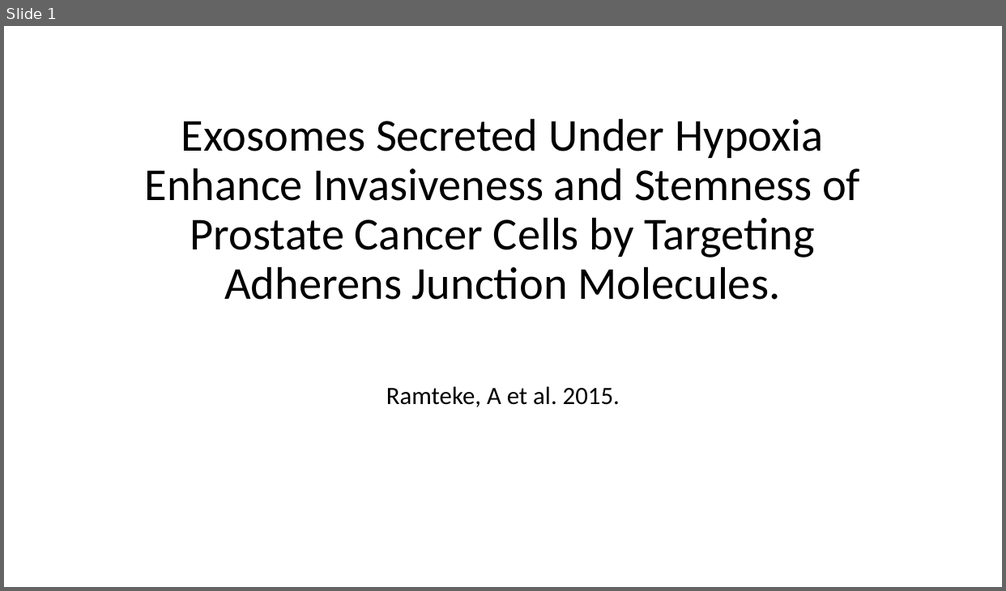
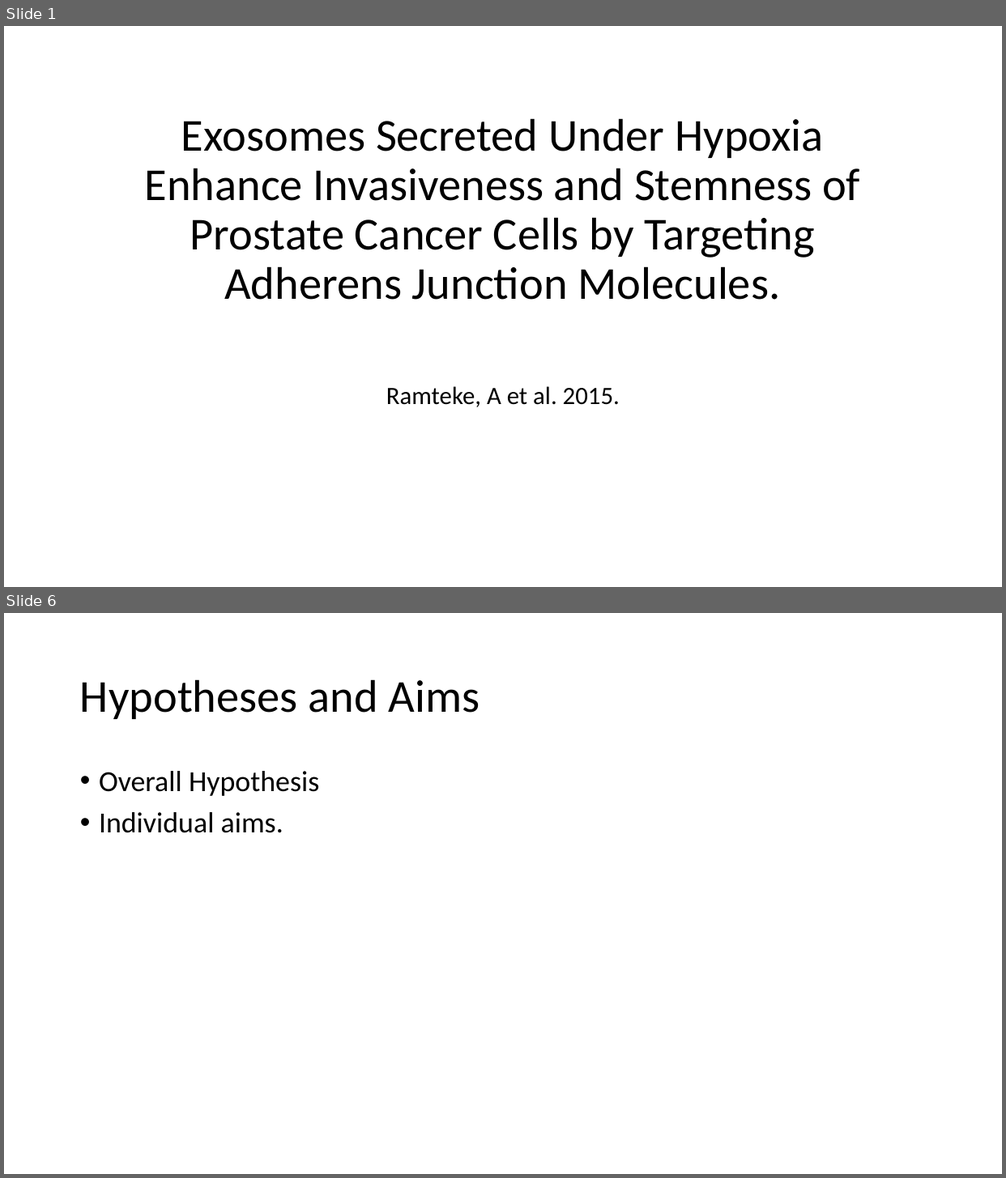
Before and after one commit to HarleyRobinson/Honours2, a slide deck: BackgroundInfo/JCslides.pptx. Shown one above the other, each under a label of ours: slide 1 before the commit, slides 1 and 6 after it; the slides between them are not shown. The pictures are 1006x591 and 1006x1178 pixels, drawn with LibreOffice and Linux fonts; fonts in the diff are those of the drawing. Boxes give left, top, right and bottom in pixels: in the first picture for what was removed or moved away, otherwise in the second. Text is boxed around its words. In the diff, an @@ line names an element or a change of style, - is before the commit and + after.

```diff
--- a/BackgroundInfo/JCslides.pptx
+++ b/BackgroundInfo/JCslides.pptx
@@ slide 6 added at (4,613,1002,1174), background #FFFFFF @@
@@ title added at (80,679,480,719), 44 pt, text #000000 @@
+Hypotheses and Aims
@@ text added at (99,771,319,833), 28 pt, text #000000 @@
+• Overall Hypothesis
+• Individual aims.
```
Also in this commit, not shown: 12 other slides added, 6 slides removed, 11 other files.
